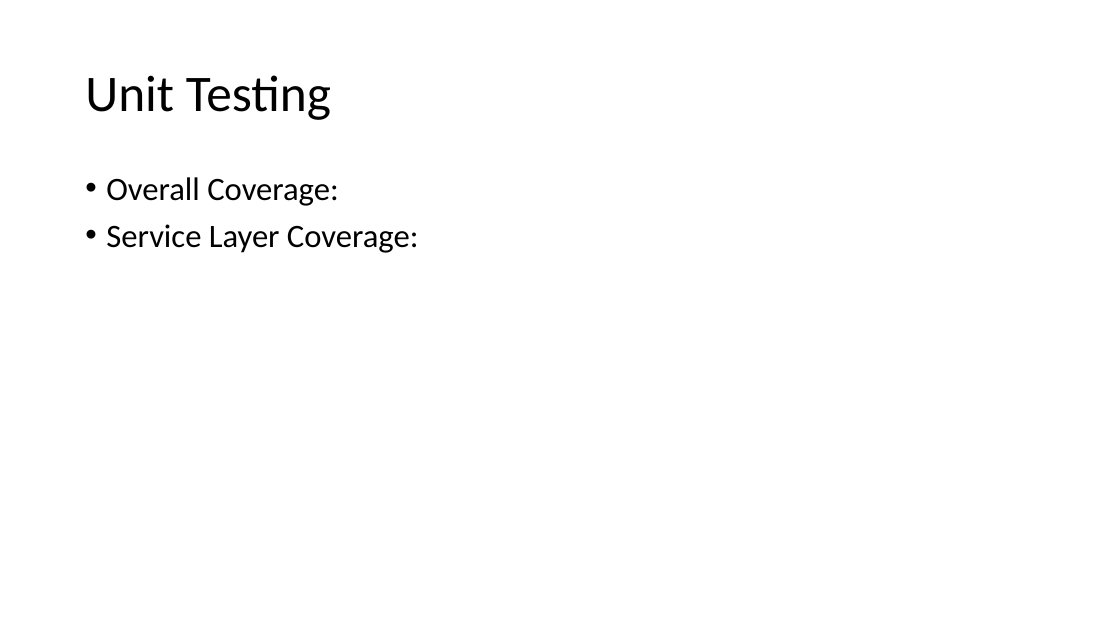
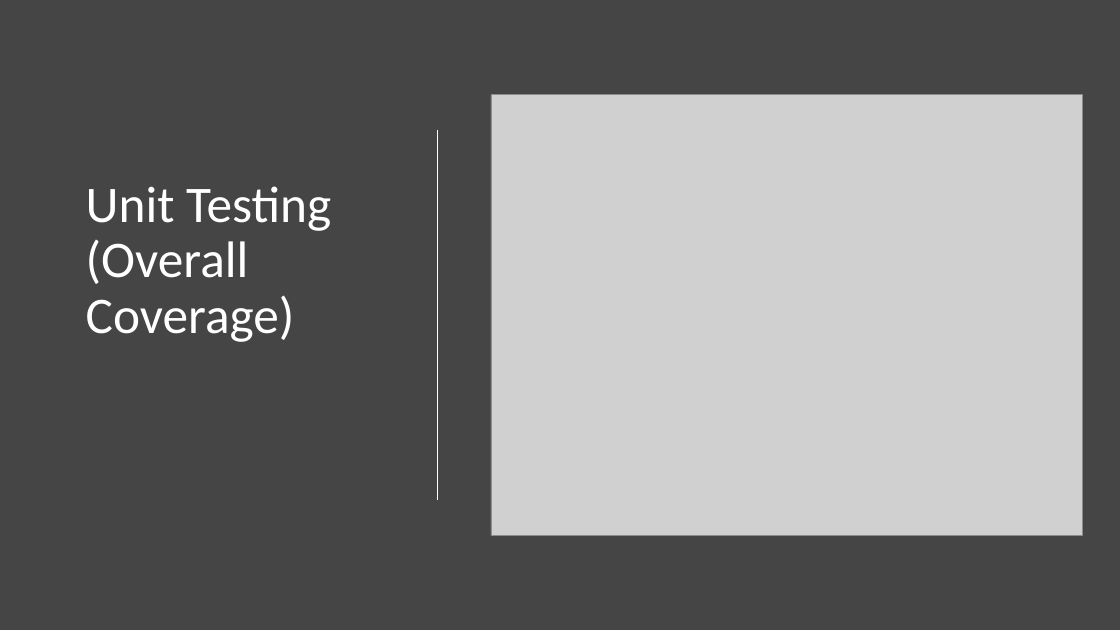
Before and after one commit to hpatel183/project-2-SuperStocks-Documentation, a slide deck: slide 18 of Documents/SuperStocks.pptx (slide 17 before the commit). Drawn at 1120x630 pixels with LibreOffice and Linux fonts; fonts in the diff are those of the drawing; grey boxes stand for pictures. Boxes give left, top, right and bottom in pixels: in the first picture for what was removed or moved away, otherwise in the second. Text is boxed around its words. In the diff, an @@ line names an element or a change of style, - is before the commit and + after.

```diff
--- a/Documents/SuperStocks.pptx
+++ b/Documents/SuperStocks.pptx
@@ background #FFFFFF to #454545 @@
@@ title "Unit Testing (Overall Coverage)" at (x1=86, y1=186, x2=331, y2=342): vertical alignment middle to bottom @@
@@ picture added at (x1=492, y1=95, x2=1083, y2=535) @@
@@ line added from (438, 130) to (438, 500), #FFFFFF 1.25 pt @@
@@ text removed at (x1=106, y1=177, x2=419, y2=253) @@
-• Overall Coverage:
-• Service Layer Coverage:
@@ title at (x1=86, y1=186, x2=331, y2=342): text changed; text colour #000000 to #FFFFFF @@
-Unit Testing
+Unit Testing (Overall Coverage)
```
Also in this commit, not shown: 2 other slides changed, 1 slide added, 2 slides removed.
